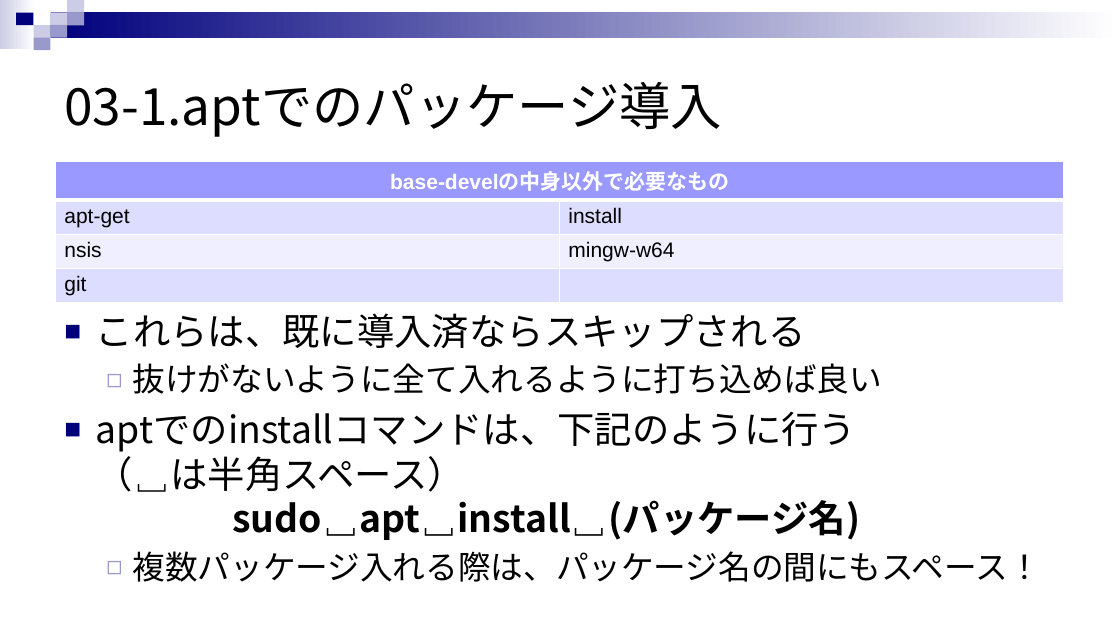
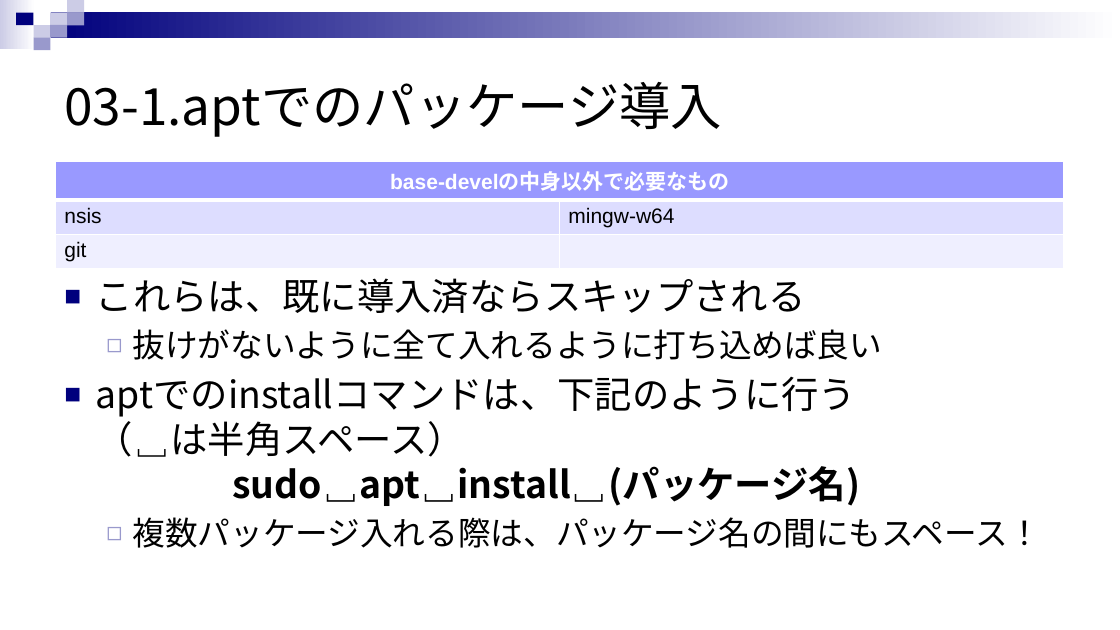
Before and after one commit to rensuke/SIMUonWSL, a slide deck: slide 13 of RE_SIMU_ON_WSL.pptx. Drawn at 1120x630 pixels with LibreOffice and Linux fonts; fonts in the diff are those of the drawing. Boxes give left, top, right and bottom in pixels: in the first picture for what was removed or moved away, otherwise in the second. Text is boxed around its words. In the diff, an @@ line names an element or a change of style, - is before the commit and + after.

```diff
--- a/RE_SIMU_ON_WSL.pptx
+++ b/RE_SIMU_ON_WSL.pptx
@@ table at (56, 161, 1065, 265) @@
-row 2: apt-get | install
@@ text "これらは、既に導入済ならスキップされる": place and size @@
-text "これらは、既に導入済ならスキップされる" at (96, 313, 1041, 582)
+text "これらは、既に導入済ならスキップされる" at (96, 278, 1041, 548)
```
Also in this commit, not shown: 2 other slides changed, 4 slides added, 1 slide removed, 1 other file.
